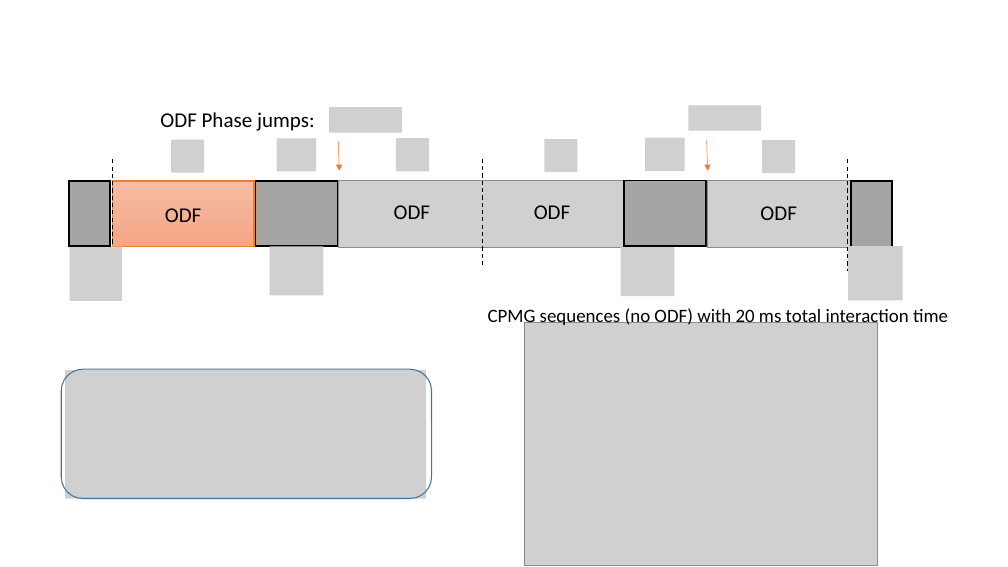
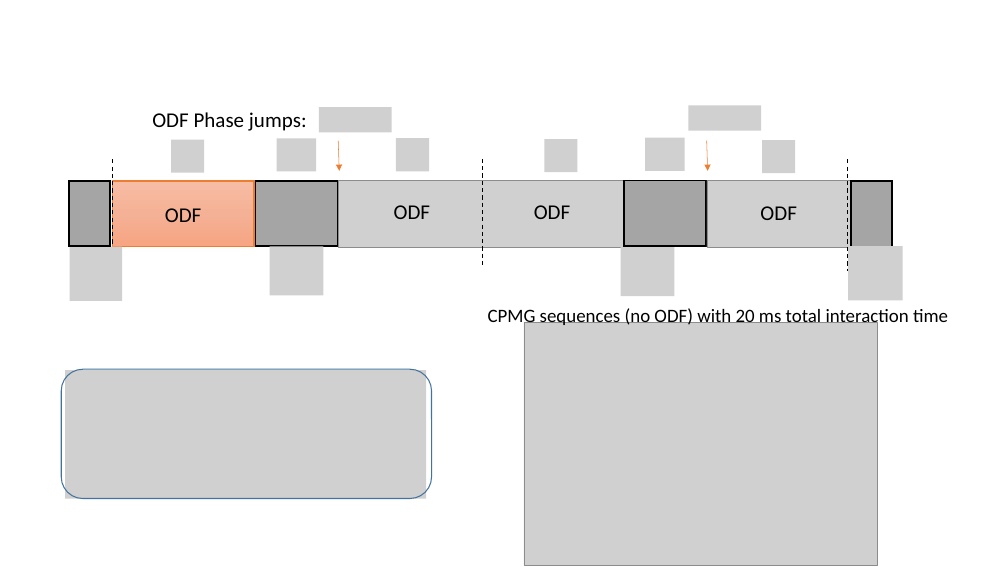
Before and after one commit to kgilmo/amplitude_sensing_paper, a slide deck: slide 4 of amplitude_sensing_penning_2.pptx. Drawn at 1008x567 pixels with LibreOffice and Linux fonts; fonts in the diff are those of the drawing; grey boxes stand for pictures. Boxes give left, top, right and bottom in pixels: in the first picture for what was removed or moved away, otherwise in the second. Text is boxed around its words. In the diff, an @@ line names an element or a change of style, - is before the commit and + after.

```diff
--- a/amplitude_sensing_penning_2.pptx
+++ b/amplitude_sensing_penning_2.pptx
@@ text "ODF Phase jumps:": place and size @@
-text "ODF Phase jumps:" at <box>160,112,315,131</box>
+text "ODF Phase jumps:" at <box>152,112,307,131</box>
@@ picture: place and size @@
-picture at <box>329,107,402,133</box>
+picture at <box>319,107,392,133</box>
```
Also in this commit, not shown: 9 other slides changed, 1 slide added, 1 slide removed, 10 other files.
